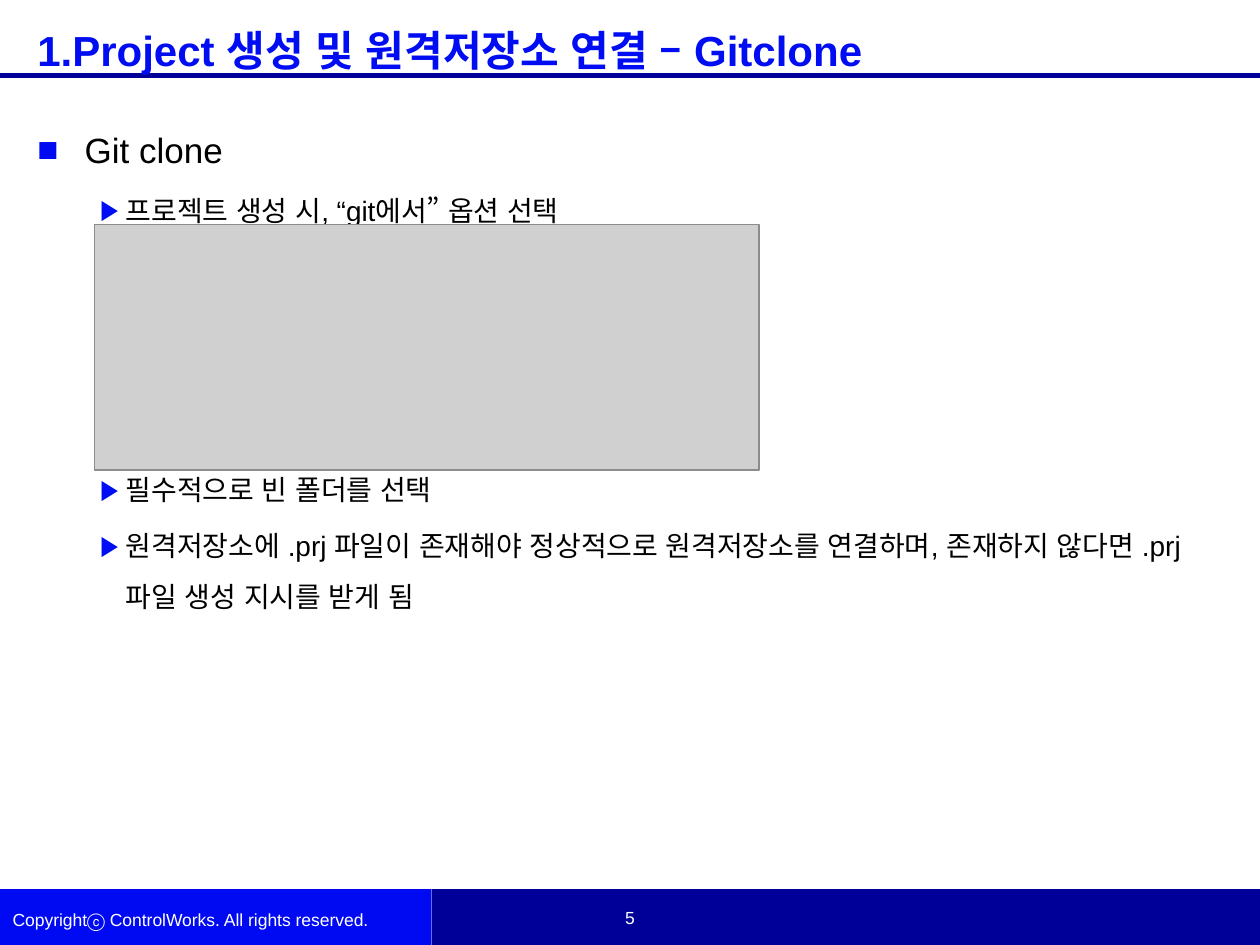
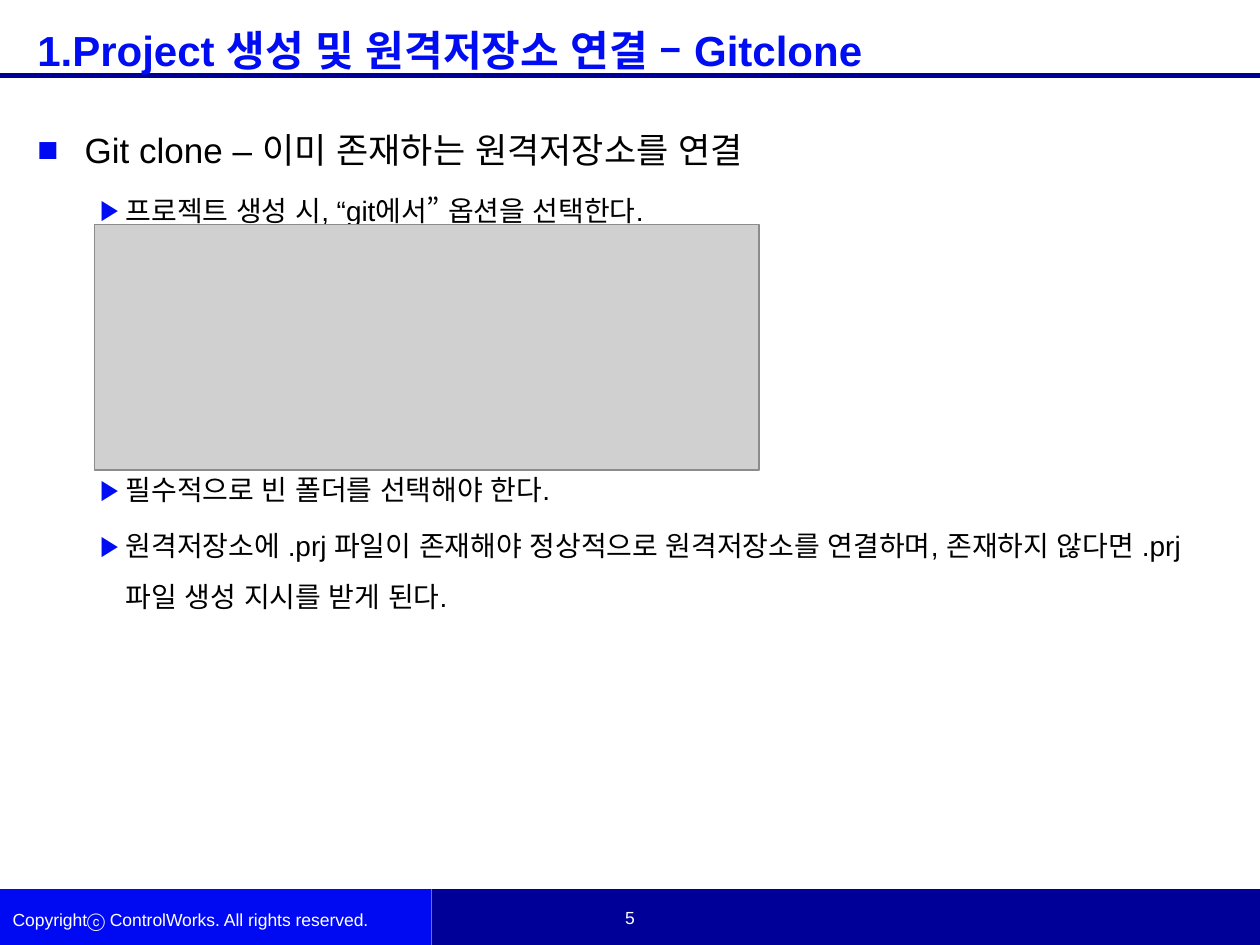
Before and after one commit to woojinKwon/kwj6355, a slide deck: slide 5 of Simulink Source Control.pptx. Drawn at 1260x945 pixels with LibreOffice and Linux fonts; fonts in the diff are those of the drawing; grey boxes stand for pictures; background and template pictures are left out. Boxes give left, top, right and bottom in pixels: in the first picture for what was removed or moved away, otherwise in the second. Text is boxed around its words. In the diff, an @@ line names an element or a change of style, - is before the commit and + after.

```diff
--- a/Simulink Source Control.pptx
+++ b/Simulink Source Control.pptx
@@ text at <box>85,134,1134,610</box>: text changed @@
-■ Git clone
-  ▶ 프로젝트 생성 시, “git에서” 옵션 선택
-  ▶ 필수적으로 빈 폴더를 선택
-  ▶ 원격저장소에 .prj 파일이 존재해야 정상적으로 원격저장소를 연결하며, 존재하지 않다면 .prj파일 생성 지시를 받게 됨
+■ Git clone – 이미 존재하는 원격저장소를 연결
+  ▶ 프로젝트 생성 시, “git에서” 옵션을 선택한다.
+  ▶ 필수적으로 빈 폴더를 선택해야 한다.
+  ▶ 원격저장소에 .prj 파일이 존재해야 정상적으로 원격저장소를 연결하며, 존재하지 않다면 .prj파일 생성 지시를 받게 된다.
```
Also in this commit, not shown: 12 other slides changed, 3 slides added.
